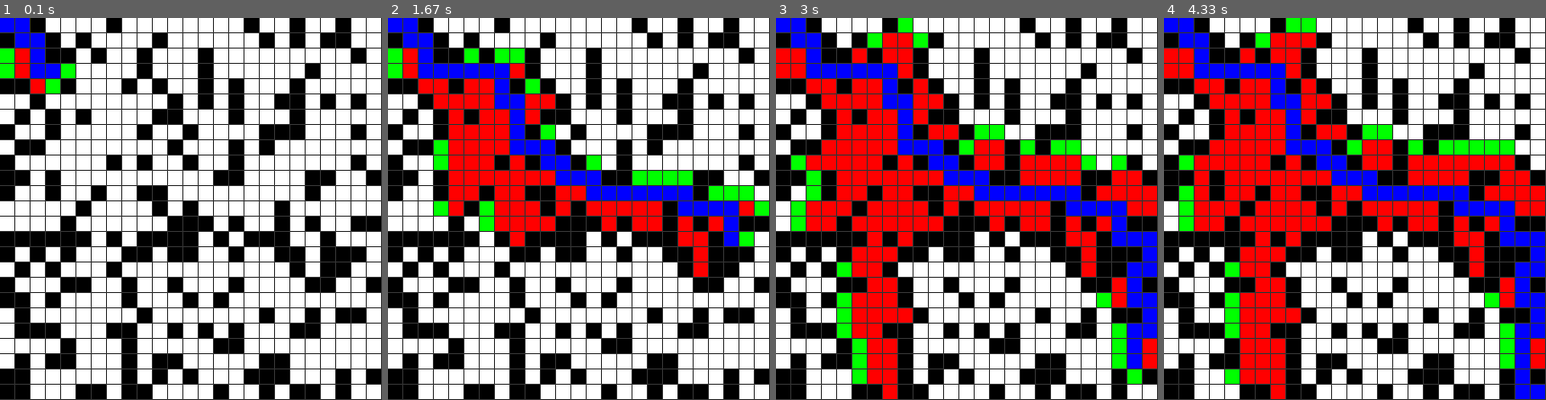
Above: before the commit, frames 1-4 (left to right).
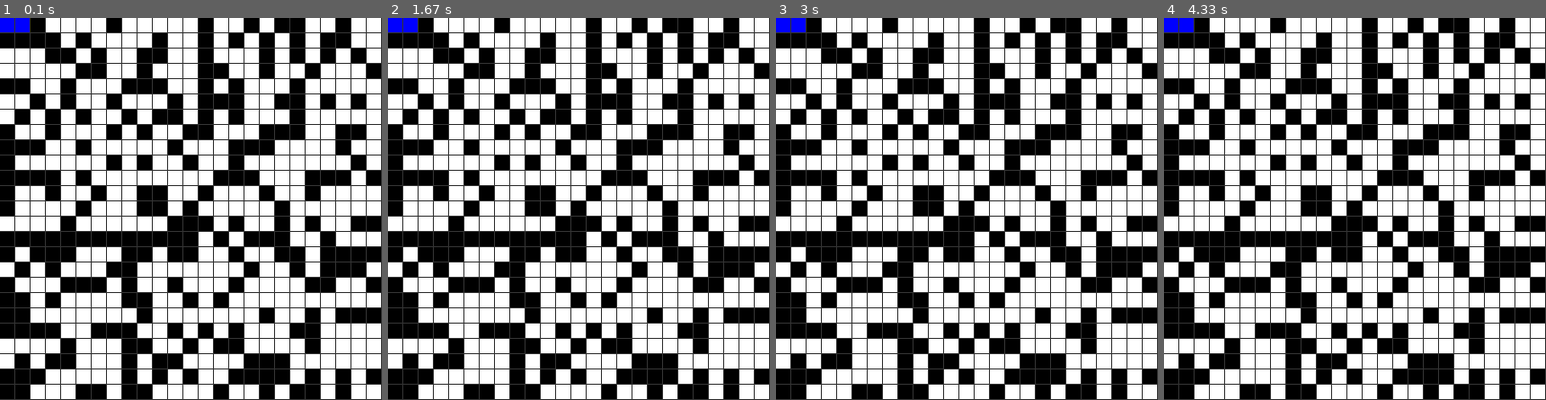
Above: after the commit, the same moments.

Repository: DHameete/pygames
Game: pygame game, started from 08_AstarAlgorithm/main.py
Same seed, same stepped clock (60 frames per second), same inputs: the game is played once before the commit and once after it.
Inputs:
- Up to frame 1 (0.1 s): no input
- Up to frame 2 (1.67 s): no input
- Up to frame 3 (3 s): no input
- Up to frame 4 (4.33 s): no input

The runs differ from the first frame. In frame 1, 9.3% of the frame differs, in the area x 0-100%, y 0-96%; in frame 2, 23%; in frame 3, 34%; in frame 4, 35%, in the area x 0-100%, y 0-100%.

Commit message:
added diagonal neighbors to the spots

Diff:
--- a/08_AstarAlgorithm/grid.py
+++ b/08_AstarAlgorithm/grid.py
@@ -34,3 +34,11 @@
                 if(c < self.cols - 1):
                     spot.addNeighbors(self.spots[r][c+1])
                     # print("RIGHT")
+                if(r > 0 and c > 0):
+                    spot.addNeighbors(self.spots[r-1][c-1])
+                if(r > 0 and c < self.cols - 1):
+                    spot.addNeighbors(self.spots[r-1][c+1])
+                if(r < self.rows - 1 and c > 0):
+                    spot.addNeighbors(self.spots[r+1][c-1])
+                if(r < self.rows - 1 and c < self.cols - 1):
+                    spot.addNeighbors(self.spots[r+1][c+1])
--- a/08_AstarAlgorithm/main.py
+++ b/08_AstarAlgorithm/main.py
@@ -6,8 +6,8 @@
 from grid import Grid
 
 def heuristic(a, b):
-    # d = math.sqrt( (a.r - b.r)**2 + (a.c - b.c)**2 )
-    d = abs(a.r-b.r) + abs(a.c-b.c)
+    d = math.sqrt( (a.r - b.r)**2 + (a.c - b.c)**2 )
+    # d = abs(a.r-b.r) + abs(a.c-b.c)
     return d
 
 
@@ -83,17 +83,23 @@
                     if neighbor.wall:
                         continue
 
-                    tempG = current.g + 1
+                    # tempG = current.g + 1
+                    tempG = current.g + heuristic(current,neighbor)
+                    newPath = False
                     if neighbor in openSets:
                         if tempG < neighbor.g:
                             neighbor.g = tempG
+                            newPath = True
                     else:
                         neighbor.g = tempG
+                        newPath = True
                         openSets.append(neighbor)
 
-                    neighbor.h = heuristic(neighbor,end)
-                    neighbor.f = neighbor.g + neighbor.h
-                    neighbor.previous = current
+                    if newPath:
+                        neighbor.h = heuristic(neighbor,end)
+                        neighbor.f = neighbor.g + neighbor.h
+                        neighbor.previous = current
+
             else:
                 # no solution
                 running = False
--- a/08_AstarAlgorithm/spot.py
+++ b/08_AstarAlgorithm/spot.py
@@ -17,7 +17,7 @@
         self.h = 0
 
         self.wall = False
-        if randint(0,10) < 3:
+        if randint(0,10) < 4:
             self.wall = True
 
 
